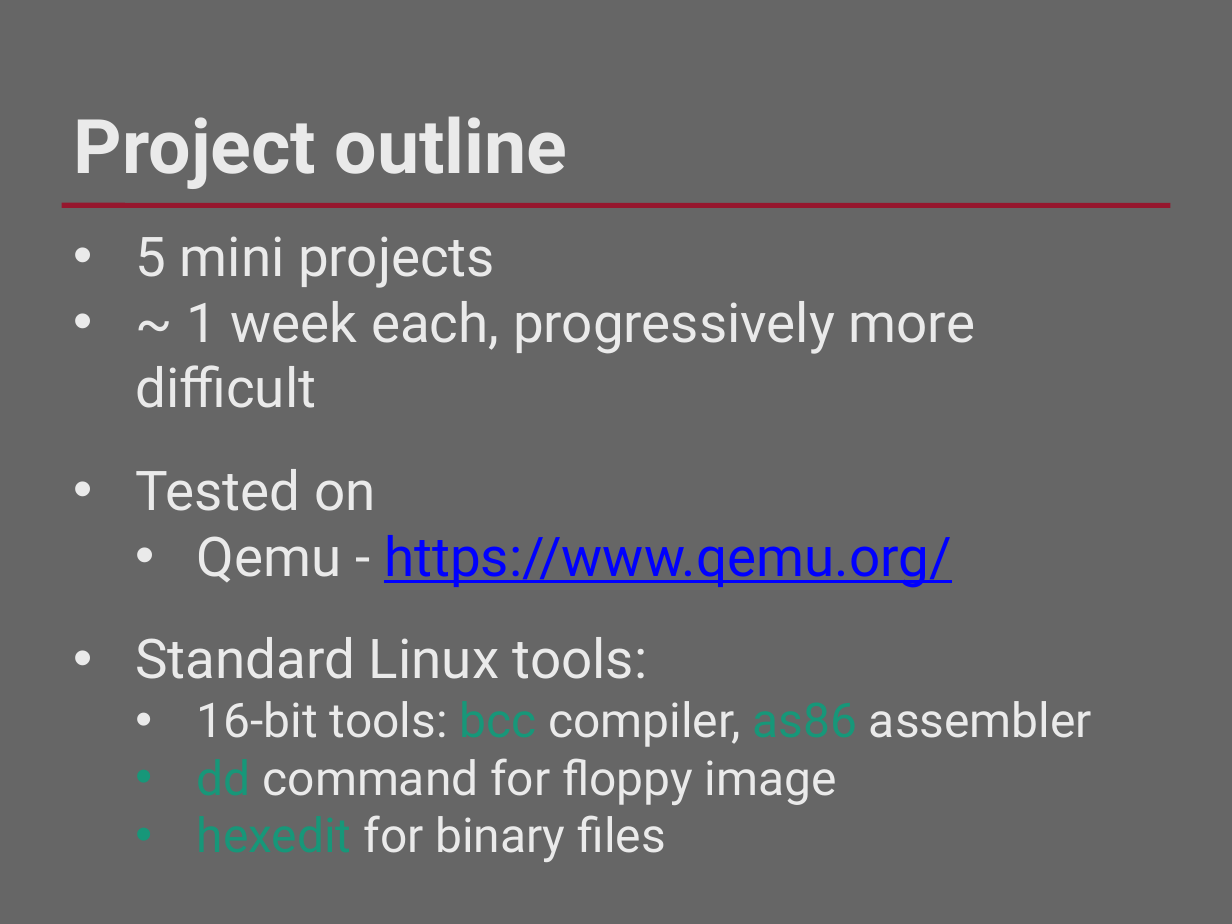
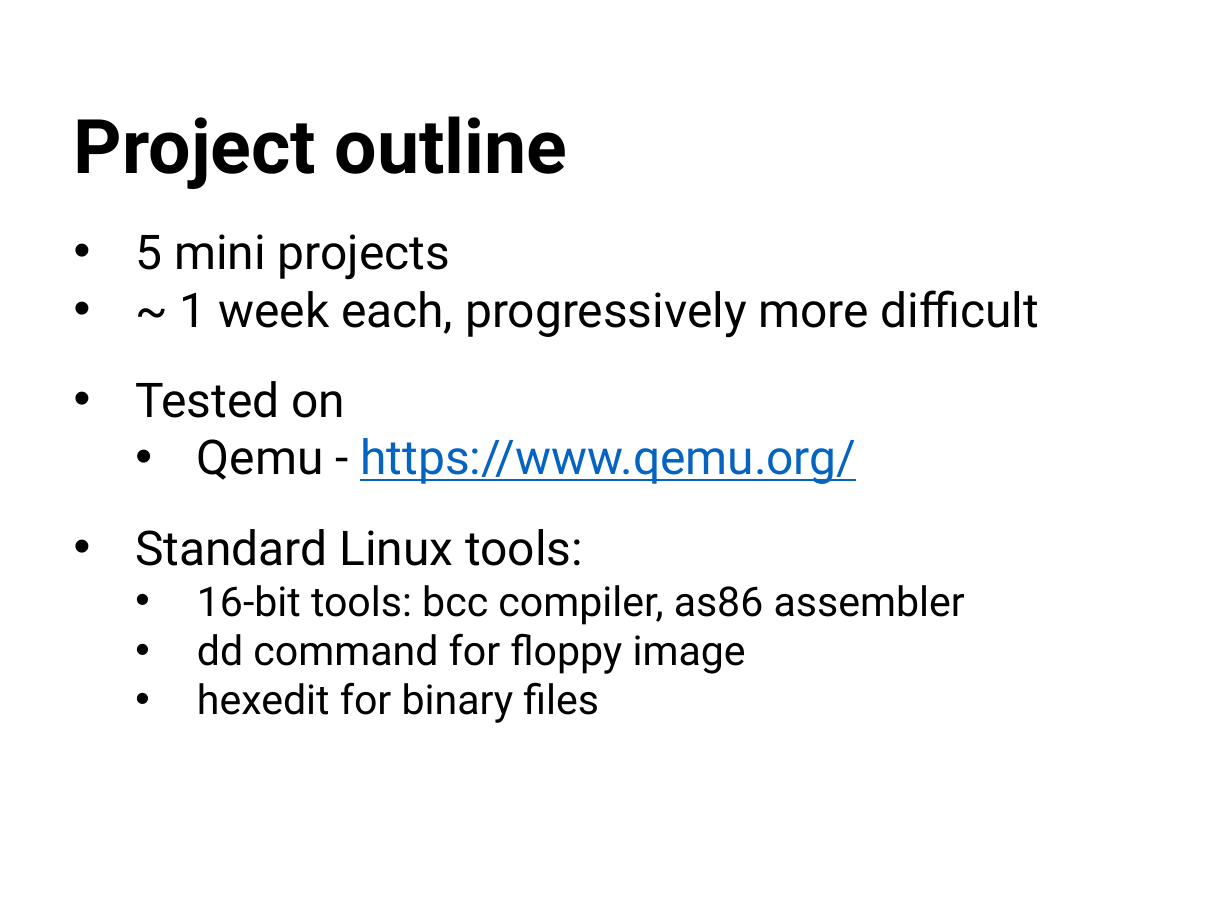
Before and after one commit to RHIT-CSSE/csse332, a slide deck: slide 11 of ClassMaterials/ProjectKickoff/ProjectKickoff.pptx (slide 12 before the commit). Drawn at 1232x924 pixels with LibreOffice and Linux fonts; fonts in the diff are those of the drawing; background and template pictures are left out. Boxes give left, top, right and bottom in pixels: in the first picture for what was removed or moved away, otherwise in the second. Text is boxed around its words. In the diff, an @@ line names an element or a change of style, - is before the commit and + after.

```diff
--- a/ClassMaterials/ProjectKickoff/ProjectKickoff.pptx
+++ b/ClassMaterials/ProjectKickoff/ProjectKickoff.pptx
@@ background #666666 to #FFFFFF @@
@@ text "Project outline" at <box>74,116,568,189</box>: text colour #EAEAEA to #000000 @@
@@ line removed from (62, 206) to (1170, 206) @@
@@ text "5 mini projects" at <box>135,234,1039,723</box>: size 32 to 28 pt in "5 mini projects", "~ 1 week each, progressively more difficult", "Tested on", "Qemu - https://www.qemu.org/" and 1 more places; text colour #EAEAEA to #000000 in "5 mini projects", "~ 1 week each, progressively more difficult", "Tested on", "Qemu -" and 4 more places; text colour #0000FF to #0563C1 in "https://www.qemu.org/"; size 28 to 24 pt in "16-bit tools: bcc compiler, as86 assembler", "dd command for floppy image", "hexedit for binary files"; text colour #179779 to #000000 in "bcc as86", "dd", "hexedit" @@
```
Also in this commit, not shown: 13 other slides changed, 2 slides added, 4 slides removed, 1 other file.
